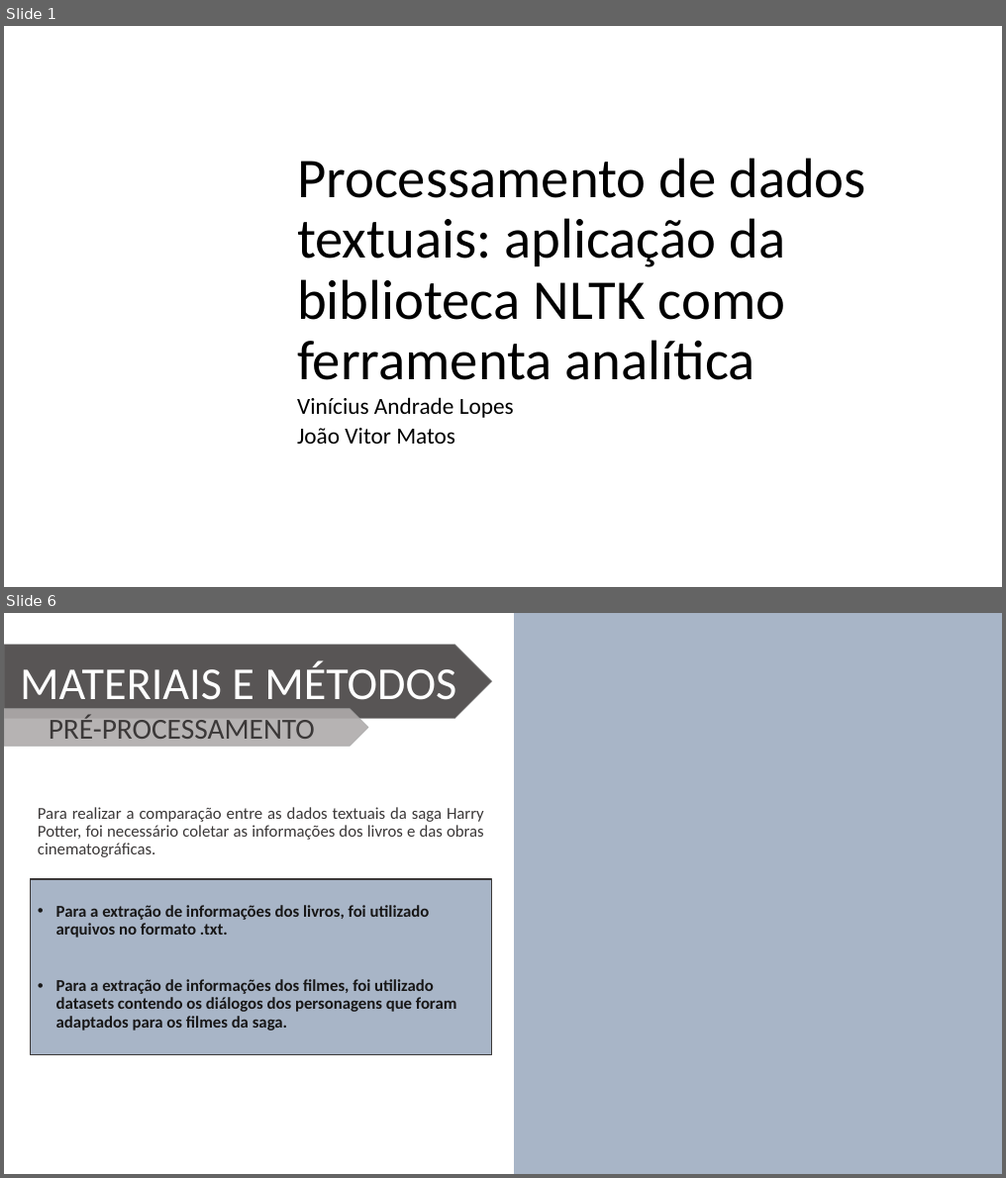
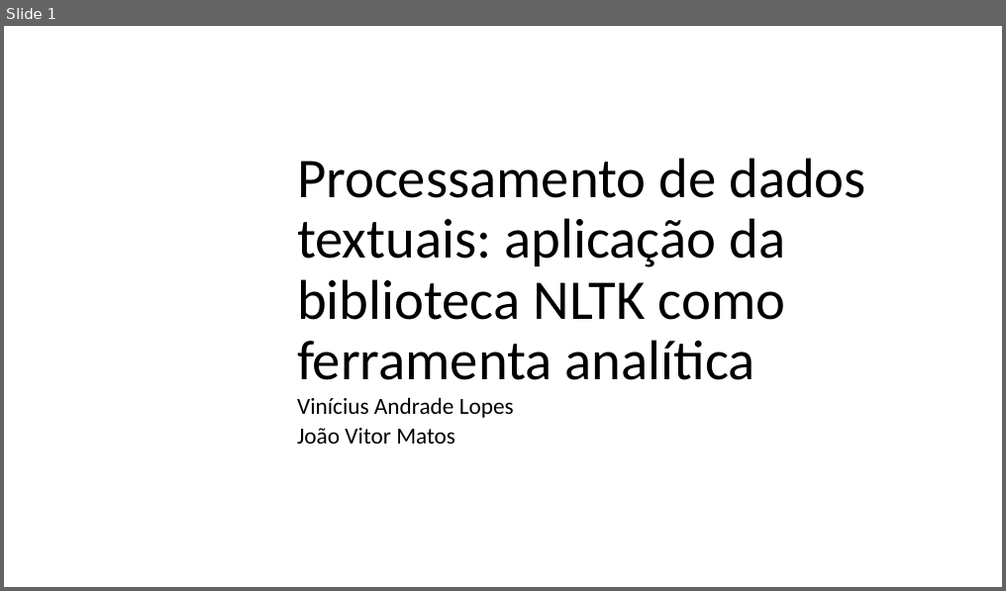
Before and after one commit to Wiryco/Natural-Language-Analysis-And-Processing, a slide deck: Apresentação TCC - Vinícius Andrade Lopes.pptx. Shown one above the other, each under a label of ours: slides 1 and 6 before the commit, slide 1 after it; the slides between them are not shown. The pictures are 1006x1178 and 1006x591 pixels, drawn with LibreOffice and Linux fonts; fonts in the diff are those of the drawing; background and template pictures are left out. Boxes give left, top, right and bottom in pixels: in the first picture for what was removed or moved away, otherwise in the second. Text is boxed around its words. In the diff, an @@ line names an element or a change of style, - is before the commit and + after.

```diff
--- a/Apresentação TCC - Vinícius Andrade Lopes.pptx
+++ b/Apresentação TCC - Vinícius Andrade Lopes.pptx
@@ slide 6 removed at (x1=4, y1=613, x2=1002, y2=1174), background picture (left out) @@
@@ rectangle removed at (x1=514, y1=613, x2=1002, y2=1174) @@
@@ pentagon arrow removed at (x1=4, y1=645, x2=492, y2=719) @@
-MATERIAIS E MÉTODOS
@@ pentagon arrow removed at (x1=4, y1=709, x2=368, y2=747) @@
-PRÉ-PROCESSAMENTO
@@ text removed at (x1=38, y1=807, x2=484, y2=858) @@
-Para realizar a comparação entre as dados textuais da saga Harry Potter, foi necessário coletar as informações dos livros e das obras cinematográficas.
@@ rectangle removed at (x1=30, y1=879, x2=492, y2=1056) @@
-• Para a extração de informações dos livros, foi utilizado arquivos no formato .txt.
-• Para a extração de informações dos filmes, foi utilizado datasets contendo os diálogos dos personagens que foram adaptados para os filmes da saga.
```
Also in this commit, not shown: 4 slides changed, 2 slides added.
